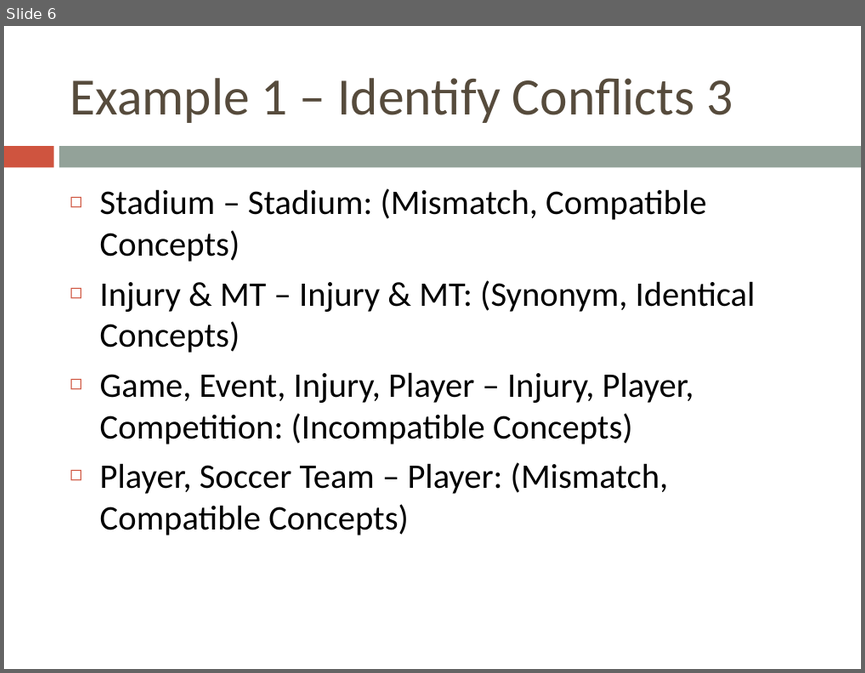
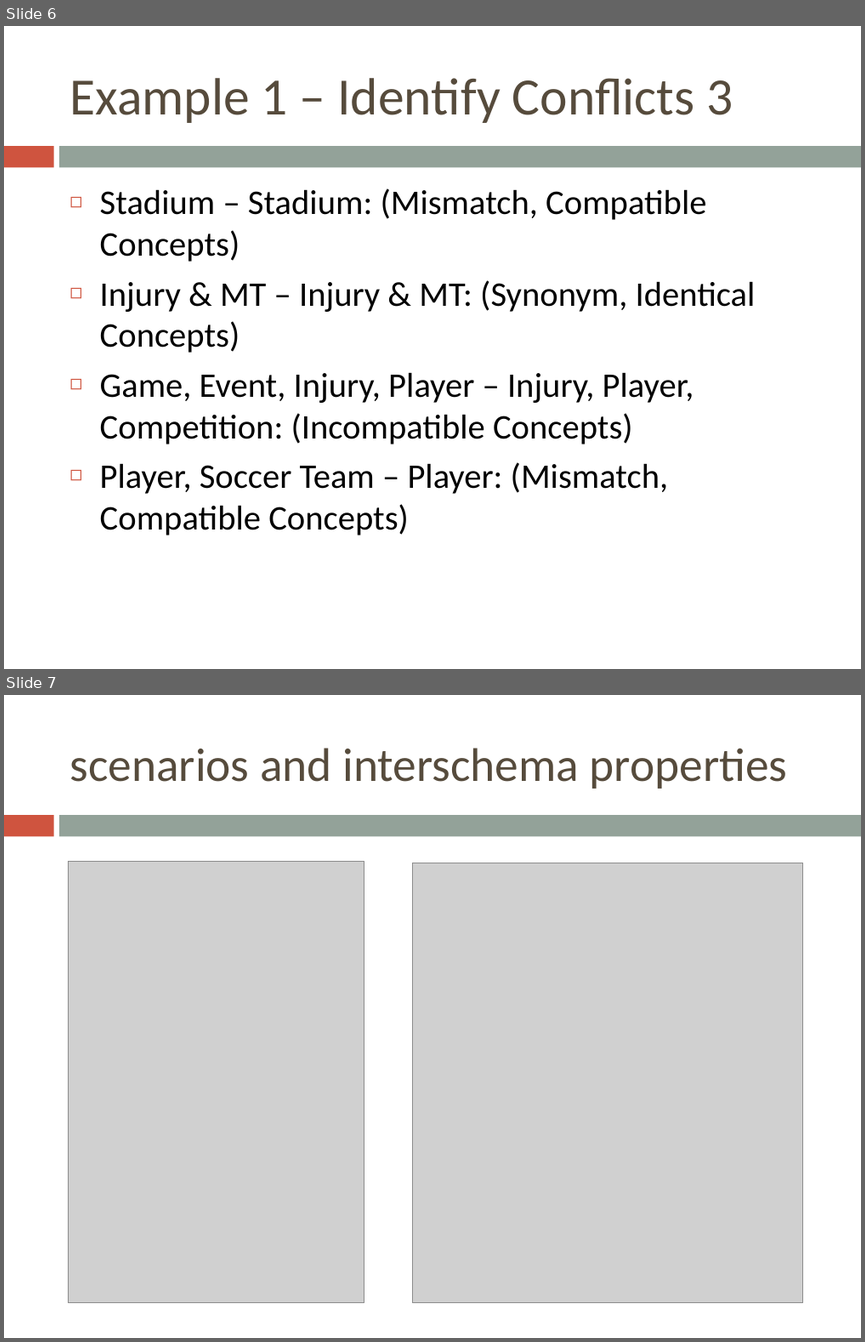
Before and after one commit to bugxd/DBTech, a slide deck: Assignment_4.pptx. Shown one above the other, each under a label of ours: slide 6 before the commit, slides 6 and 7 after it. The pictures are 865x673 and 865x1342 pixels, drawn with LibreOffice and Linux fonts; fonts in the diff are those of the drawing; grey boxes stand for pictures. Boxes give left, top, right and bottom in pixels: in the first picture for what was removed or moved away, otherwise in the second. Text is boxed around its words. In the diff, an @@ line names an element or a change of style, - is before the commit and + after.

Commit message:
added scenarios and interschema properties

```diff
--- a/Assignment_4.pptx
+++ b/Assignment_4.pptx
@@ slide 7 added at (4,695,861,1338), background #FFFFFF; not listed: 2 template elements that a slide beside it also shows @@
@@ title added at (69,748,788,789), 39.6 pt, text #564B3C @@
+scenarios and interschema properties
@@ picture added at (69,862,364,1303) @@
@@ picture added at (412,863,802,1304) @@
```
